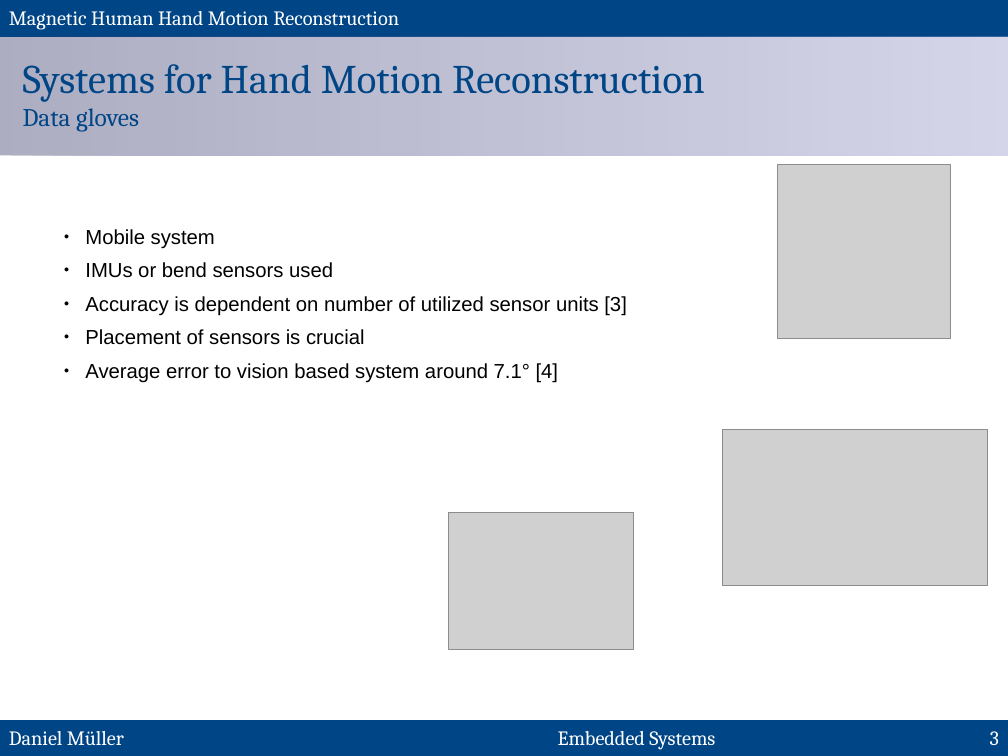
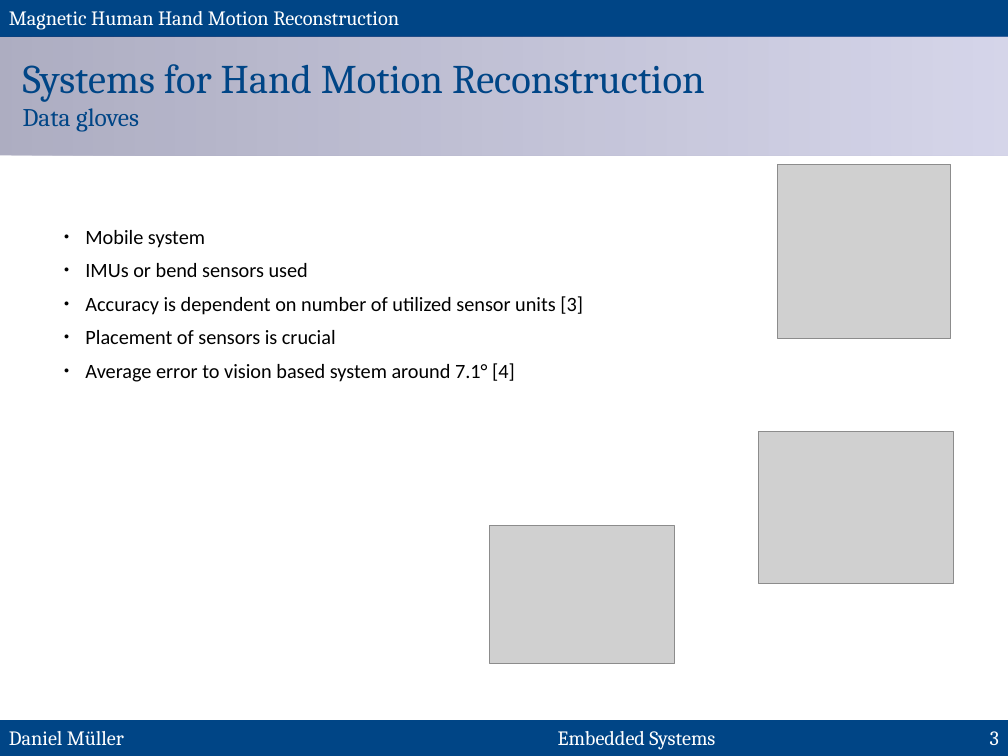
Before and after one commit to MuellerDaniel/SensGlove, a slide deck: slide 3 of praes/preasi.odp. Drawn at 1008x756 pixels with LibreOffice and Linux fonts; fonts in the diff are those of the drawing; grey boxes stand for pictures. Boxes give left, top, right and bottom in pixels: in the first picture for what was removed or moved away, otherwise in the second. Text is boxed around its words. In the diff, an @@ line names an element or a change of style, - is before the commit and + after.

```diff
--- a/praes/preasi.odp
+++ b/praes/preasi.odp
@@ text "Mobile system" at [85,230,583,382]: font Arial to Calibri @@
@@ picture: place and size @@
-picture at [723,430,988,585]
+picture at [759,432,955,584]
@@ picture: place and size @@
-picture at [448,512,634,649]
+picture at [489,526,675,663]
```
Also in this commit, not shown: 15 other slides changed.
